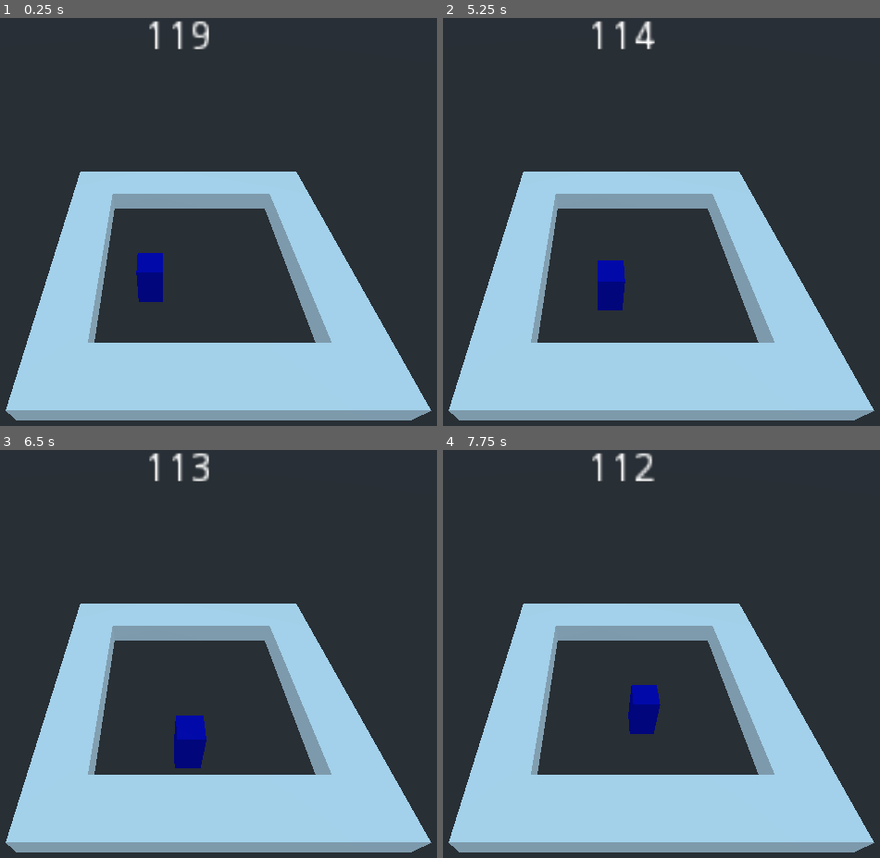
Above: before the commit, frames 1-4 (two rows, left to right).
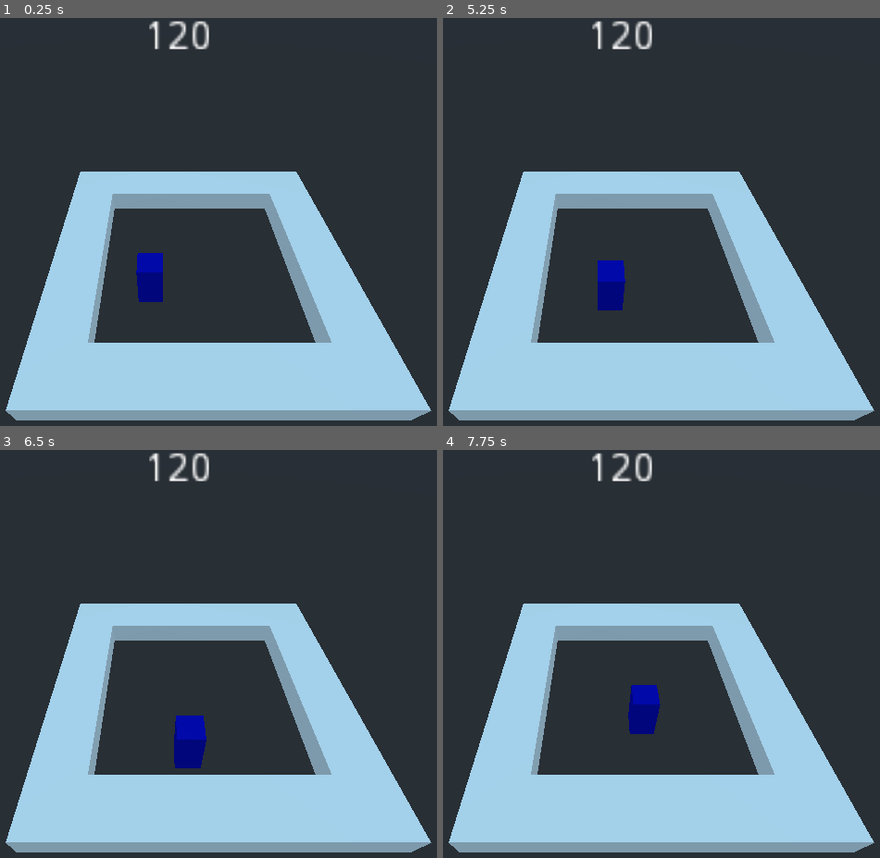
Above: after the commit, the same moments.

Repository: Nekotato1412/pitit-jam-pebleworks
Game: Godot game, scene res://Game.tscn
Same seed, same stepped clock (60 frames per second), same inputs: the game is played once before the commit and once after it.
Inputs:
- Up to frame 1 (0.25 s): no input
- Up to frame 2 (5.25 s): tap Enter at 0.5 s; hold D (move_right) 0.53-1.28 s; hold Shift (sprint) 0.53-1.28 s; hold S (move_down) 1.28-2.03 s; tap Shift (sprint) at 1.35, 2.85, 4.35 s; hold D (move_right) 2.03-2.78 s; hold Shift (sprint) 2.03-2.78 s; hold W (move_up) 2.78-3.53 s; hold Shift (sprint) 3.53-4.28 s; hold A (move_left) 3.53-5.03 s; hold S (move_down) from 5.03 s (still down); hold Shift (sprint) from 5.03 s (still down)
- Up to frame 3 (6.5 s): release S (move_down) at 5.78 s; release Shift (sprint) at 5.78 s; hold D (move_right) from 5.78 s (still down); tap Shift (sprint) at 5.85 s
- Up to frame 4 (7.75 s): release D (move_right) at 6.53 s; hold W (move_up) 6.53-7.28 s; hold Shift (sprint) 6.53-7.28 s; hold D (move_right) from 7.28 s (still down); tap Shift (sprint) at 7.35 s

The runs differ from the first frame. In frame 1, 0.3% of the frame differs, in the area x 38-48%, y 0-8%; in frame 2, 0.4%, in the area x 38-49%, y 0-8%; in frame 3, 0.3%; in frame 4, 0.4%.
Error after the commit: Parse Error: Variable "Camera" shadows a native class. (res://Game.gd:5)

Commit message:
Added basic left-right camera follow back in

Diff:
--- a/Game.gd
+++ b/Game.gd
@@ -2,10 +2,15 @@
 
 onready var TimeRemaining = $HUD/TimeRemaining
 onready var GameTime = $"Game Time"
+onready var Camera = $Camera
+onready var Player = $Player
 
 func _on_Game_Time_timeout():
 	pass # Replace with function body.
 
+func _physics_process(delta):
+	Camera.translation.x = Player.translation.x
+
 # warning-ignore:unused_argument
 func _process(delta):
 	TimeRemaining.text = str(int(GameTime.time_left))
